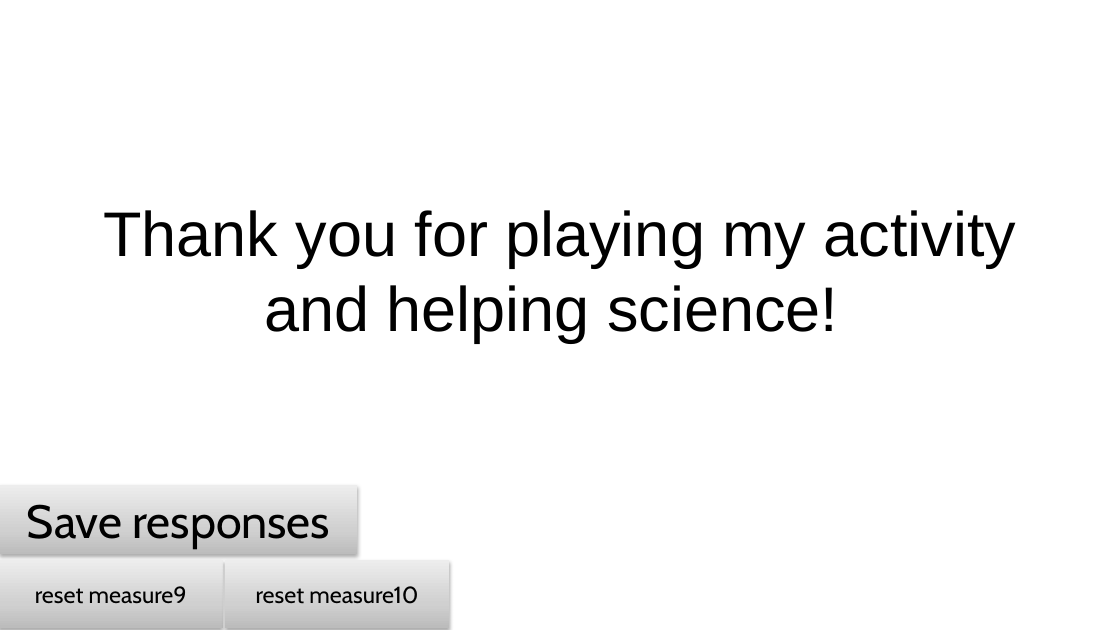
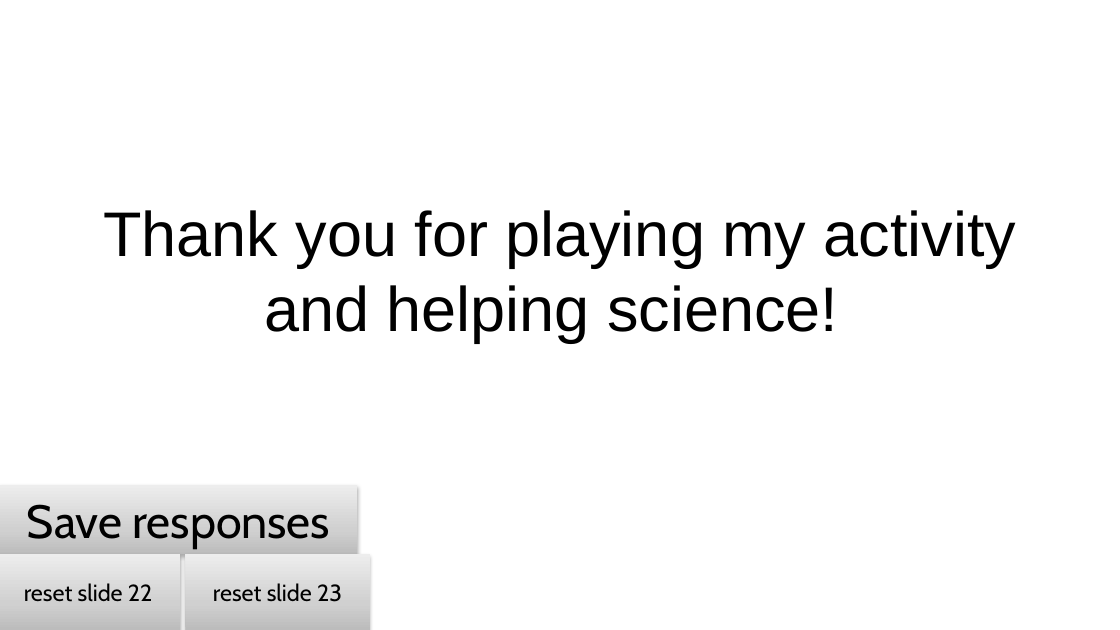
Before and after one commit to mariannazhang/PowerPoint-auto-coding, a slide deck: slide 30 of stimuli.pptm. Drawn at 1120x630 pixels with LibreOffice and Linux fonts; fonts in the diff are those of the drawing. Boxes give left, top, right and bottom in pixels: in the first picture for what was removed or moved away, otherwise in the second. Text is boxed around its words. In the diff, an @@ line names an element or a change of style, - is before the commit and + after.

Commit message:
reimplement resource allocation and reset between anchor objects

```diff
--- a/stimuli.pptm
+++ b/stimuli.pptm
@@ action button blank "reset slide 22": place and size @@
-action button blank "reset slide 22" at bbox=[0, 560, 223, 628]
+action button blank "reset slide 22" at bbox=[0, 555, 181, 630]
@@ action button blank "reset slide 23": place and size @@
-action button blank "reset slide 23" at bbox=[225, 560, 450, 628]
+action button blank "reset slide 23" at bbox=[186, 555, 371, 630]
@@ text in action button blank at bbox=[24, 583, 152, 602]: text changed @@
-reset measure9
+reset slide 22
@@ text in action button blank at bbox=[213, 583, 342, 602]: text changed @@
-reset measure10
+reset slide 23
```
Also in this commit, not shown: 2 other slides changed, 2 other files.
